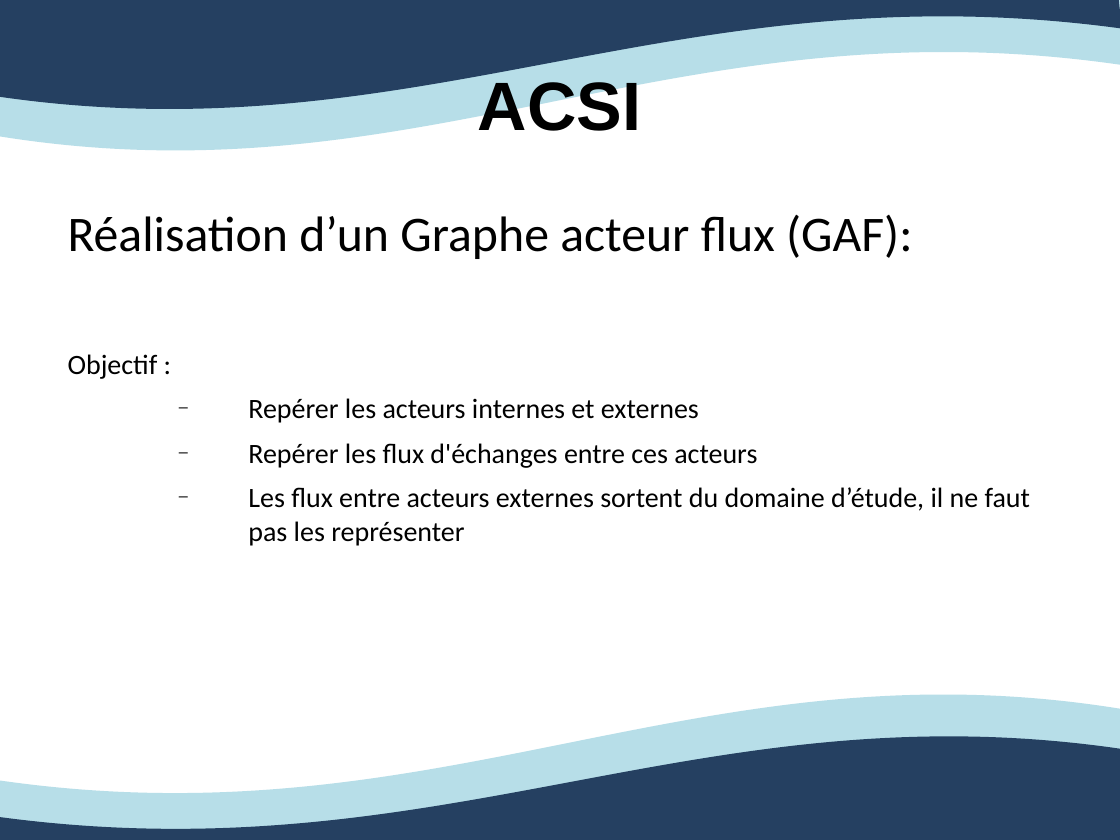
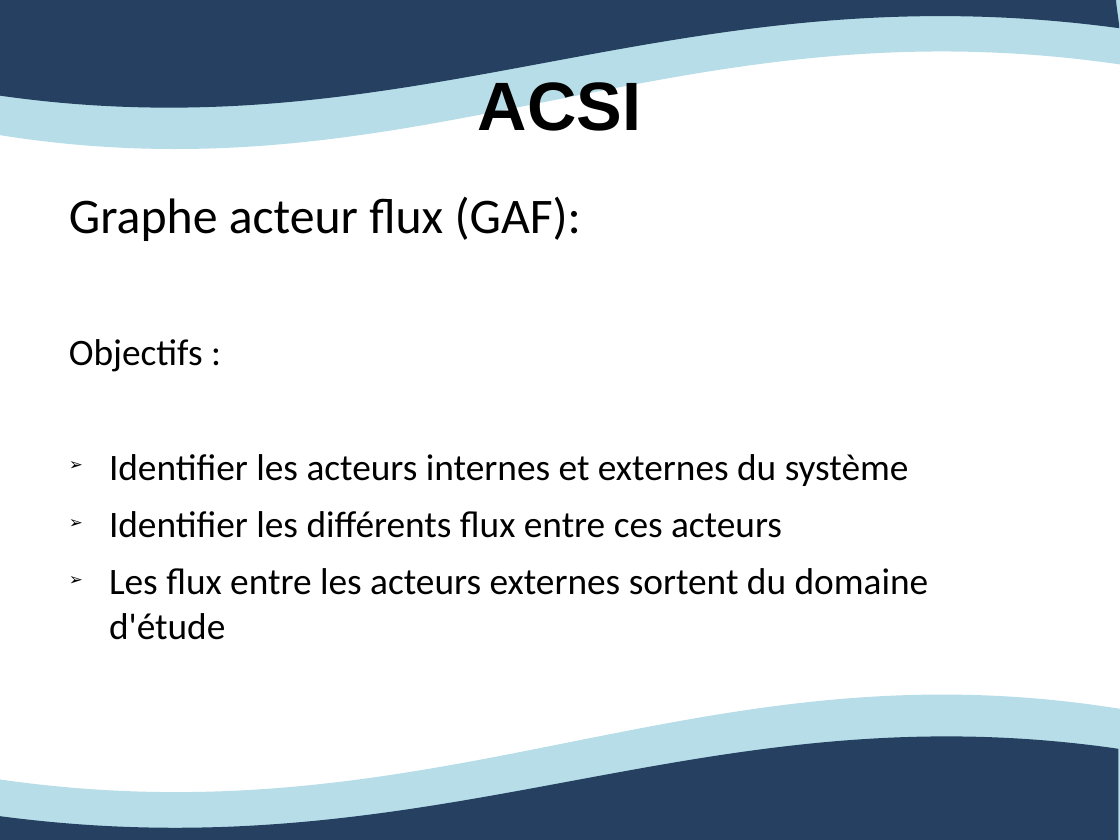
Before and after one commit to Ovan33/Immobilier, a slide deck: slide 11 of docs/Rapport/ProjetTuteureExpression.ppt (slide 10 before the commit). Drawn at 1120x840 pixels with LibreOffice and Linux fonts; fonts in the diff are those of the drawing. Boxes give left, top, right and bottom in pixels: in the first picture for what was removed or moved away, otherwise in the second. Text is boxed around its words. In the diff, an @@ line names an element or a change of style, - is before the commit and + after.

```diff
--- a/docs/Rapport/ProjetTuteureExpression.ppt
+++ b/docs/Rapport/ProjetTuteureExpression.ppt
@@ text at <box>69,196,929,640</box>: text changed; size 18 to 24 pt @@
-Réalisation d’un Graphe acteur flux (GAF):
-Objectif :
-  – Repérer les acteurs internes et externes
-  – Repérer les flux d'échanges entre ces acteurs
-  – Les flux entre acteurs externes sortent du domaine d’étude, il ne faut pas les représenter
+Graphe acteur flux (GAF):
+Objectifs :
+➢ Identifier les acteurs internes et externes du système
+➢ Identifier les différents flux entre ces acteurs
+➢ Les flux entre les acteurs externes sortent du domaine d'étude
@@ outline redrawn in 4 elements at <box>0,694,1120,840</box>, <box>0,0,1119,109</box>, <box>0,0,1120,149</box>, <box>0,736,1119,840</box> @@
```
Also in this commit, not shown: 4 other slides changed, 21 slides added, 19 slides removed.
